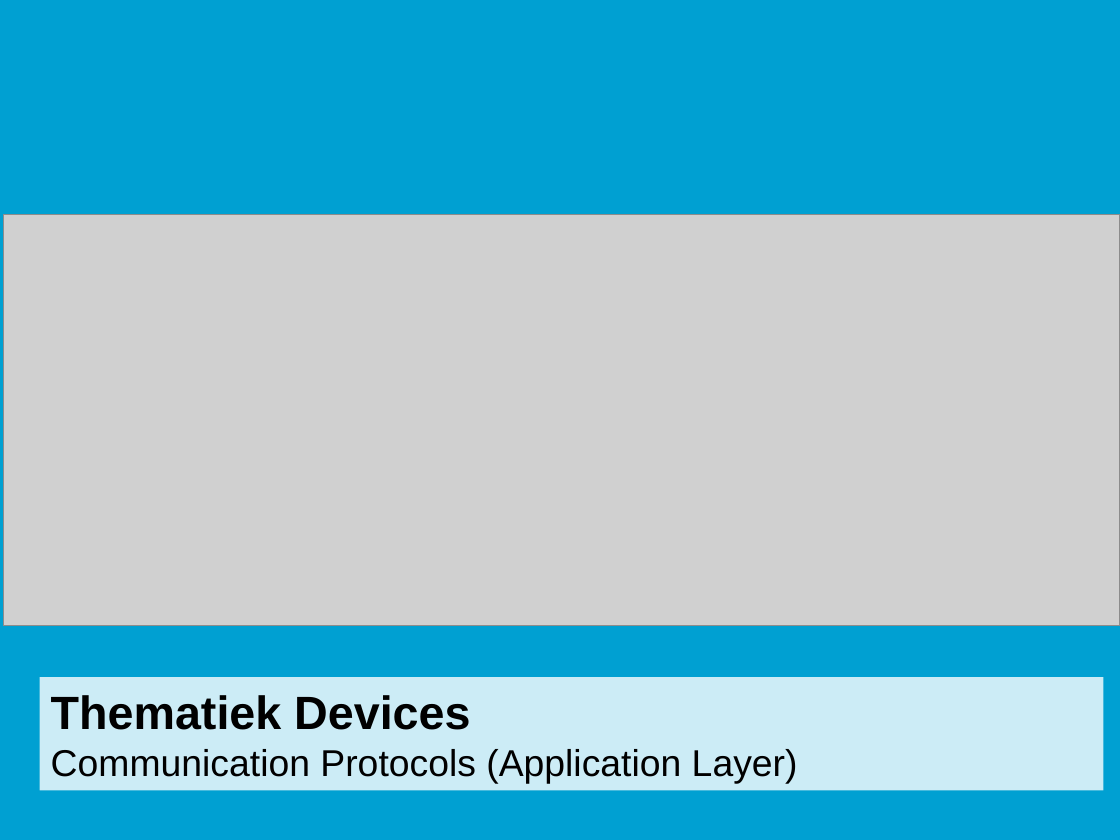
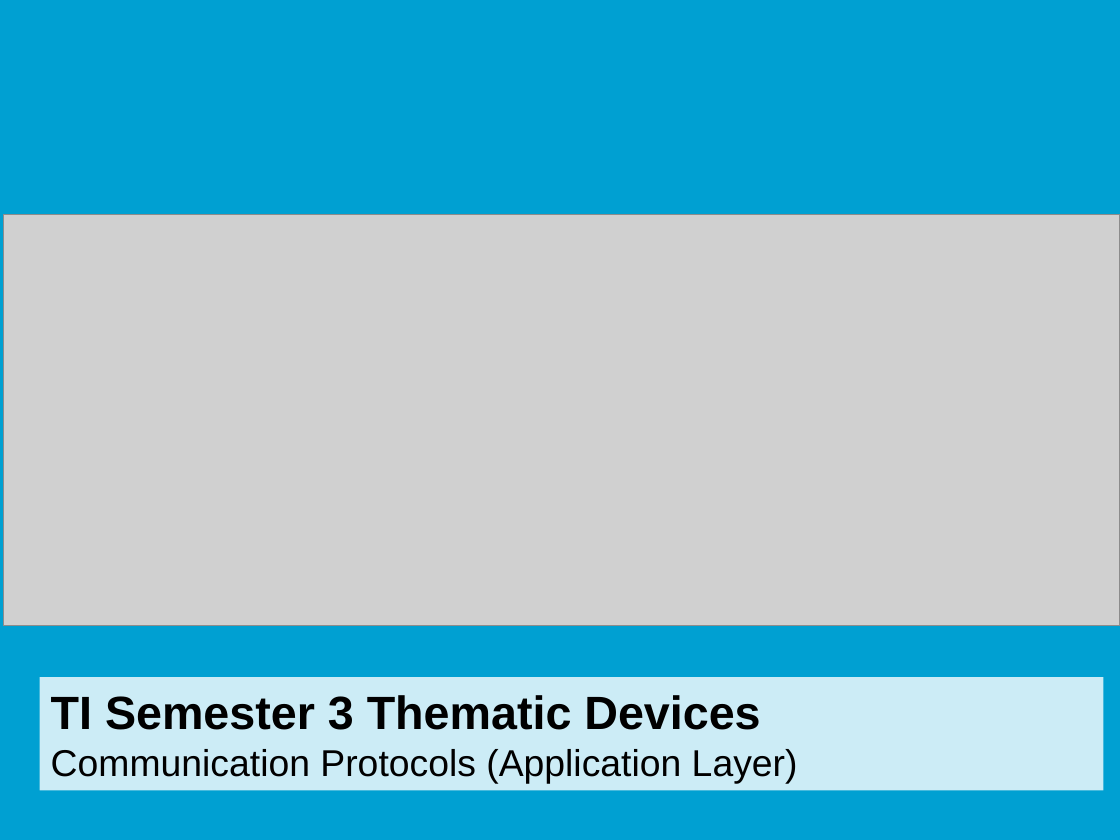
Before and after one commit to HU-TI-DEV/TI-S3, a slide deck: slide 1 of onderwijsmateriaal/presentaties/Communication_Protocols_v1.0.pptx. Drawn at 1120x840 pixels with LibreOffice and Linux fonts; fonts in the diff are those of the drawing; grey boxes stand for pictures; background and template pictures are left out. Boxes give left, top, right and bottom in pixels: in the first picture for what was removed or moved away, otherwise in the second. Text is boxed around its words. In the diff, an @@ line names an element or a change of style, - is before the commit and + after.

```diff
--- a/onderwijsmateriaal/presentaties/Communication_Protocols_v1.0.pptx
+++ b/onderwijsmateriaal/presentaties/Communication_Protocols_v1.0.pptx
@@ text in rectangle at [51,695,760,730]: text changed @@
-Thematiek Devices
+TI Semester 3 Thematic Devices
```
Also in this commit, not shown: 21 other slides changed, 2 slides added.
